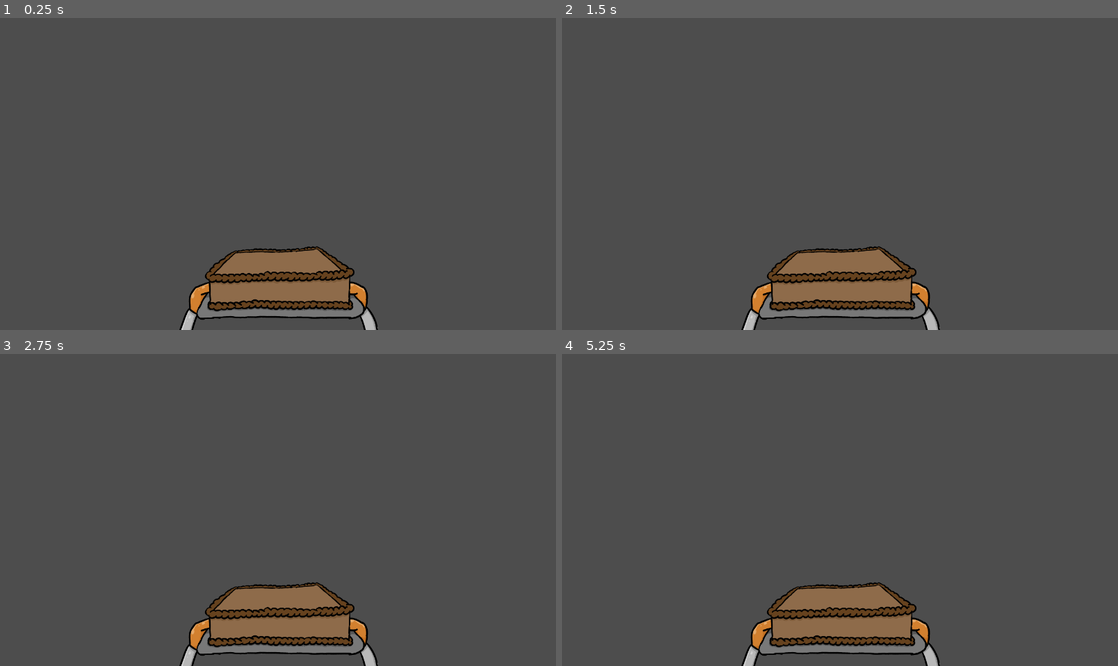
Above: before the commit, frames 1-4 (two rows, left to right).
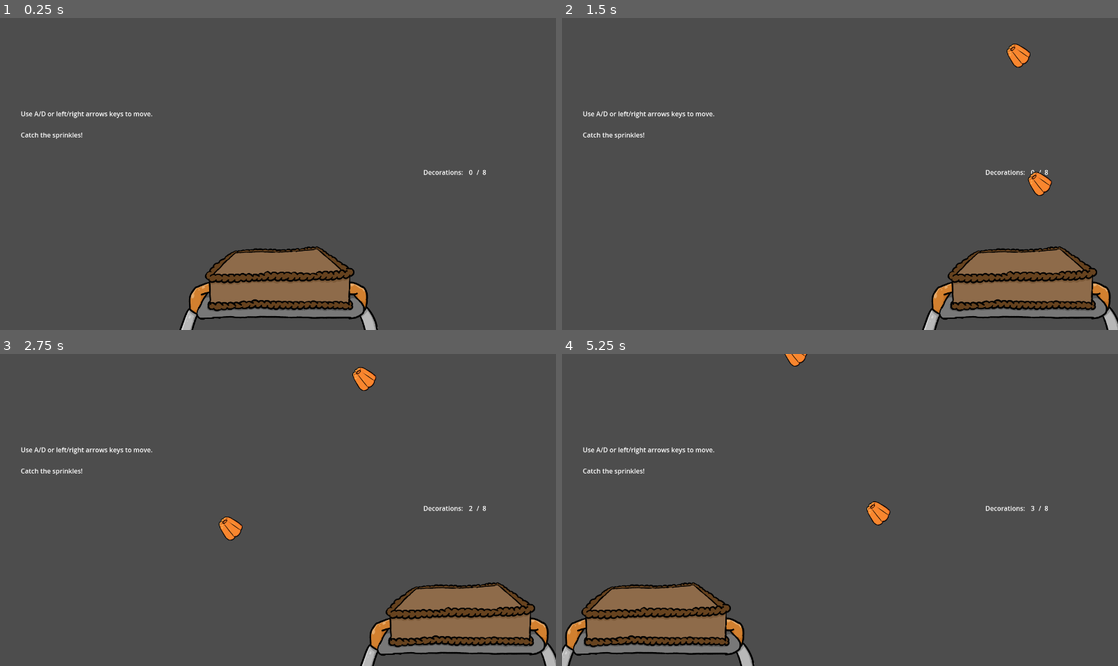
Above: after the commit, the same moments.

Repository: yanalex981/Tasty-Treads
Game: Godot game, scene res://Scenes/Microgames/DecorationMicrogame.tscn
Two runs of this game, one before a commit and one after it. Both use one fixed random seed, a clock stepped at 60 frames per second and the inputs below. This scene is started directly instead of the project's main scene.
Inputs:
- Up to frame 1 (0.25 s): no input
- Up to frame 2 (1.5 s): tap Enter at 0.5 s; hold D (right) 0.53-1.28 s; tap Space (interact) at 0.6, 1.35 s; hold S (down) from 1.28 s (still down)
- Up to frame 3 (2.75 s): release S (down) at 2.03 s; hold D (right) from 2.03 s (still down); tap Space (interact) at 2.1 s
- Up to frame 4 (5.25 s): release D (right) at 2.78 s; hold W (up) 2.78-3.53 s; tap Space (interact) every 0.75 s from 2.85 to 5.1 s; hold A (left) 3.53-5.03 s; hold S (down) from 5.03 s (still down)

The runs differ from the first frame. In frame 1, 0.4% of the frame differs, in the area x 3-88%, y 29-51%; in frame 2, 13%; in frame 3, 13%, in the area x 3-100%, y 4-100%; in frame 4, 13%.

Commit message:
Started and finished decorations minigame.

Diff:
--- /dev/null
+++ b/Scenes/Microgames/Decoration.tscn
@@ -0,0 +1,24 @@
+[gd_scene load_steps=3 format=3 uid="uid://dobv58p7ry18r"]
+
+[ext_resource type="Texture2D" uid="uid://cmfrracwpekav" path="res://Assets/Microgames/decorationSpritesheet.png" id="1_tt8bd"]
+
+[sub_resource type="CircleShape2D" id="CircleShape2D_6pgmj"]
+radius = 35.0
+
+[node name="Decoration" type="RigidBody2D"]
+scale = Vector2(0.5625, 0.5625)
+collision_layer = 4
+collision_mask = 2
+mass = 0.01
+gravity_scale = 0.9
+max_contacts_reported = 1
+contact_monitor = true
+
+[node name="Sprite" type="Sprite2D" parent="."]
+scale = Vector2(0.8, 0.8)
+texture = ExtResource("1_tt8bd")
+hframes = 4
+
+[node name="CollisionShape2D" type="CollisionShape2D" parent="."]
+position = Vector2(0, 1.77778)
+shape = SubResource("CircleShape2D_6pgmj")
--- a/Scenes/Microgames/DecorationMicrogame.tscn
+++ b/Scenes/Microgames/DecorationMicrogame.tscn
@@ -1,7 +1,10 @@
-[gd_scene load_steps=6 format=3 uid="uid://dsy7sl5pmknux"]
+[gd_scene load_steps=9 format=3 uid="uid://blqp0u4j47ppy"]
 
-[ext_resource type="Script" path="res://Scripts/Microgames/Decorations/RobotHand.gd" id="1_3gtmu"]
 [ext_resource type="Texture2D" uid="uid://b73n8xad0assf" path="res://Assets/Microgames/decorationsHand.png" id="1_p3xjj"]
+[ext_resource type="Script" path="res://Scripts/Microgames/Decorations/DecorationMicrogame.gd" id="1_vo2ua"]
+[ext_resource type="Script" path="res://Scripts/Microgames/DecorationSpawner.gd" id="2_x7fu1"]
+[ext_resource type="PackedScene" uid="uid://dobv58p7ry18r" path="res://Scenes/Microgames/Decoration.tscn" id="3_2lqhw"]
+[ext_resource type="Script" path="res://Scripts/Microgames/Decorations/RobotTray.gd" id="4_nv0if"]
 
 [sub_resource type="RectangleShape2D" id="RectangleShape2D_7wg74"]
 size = Vector2(34, 430.511)
@@ -10,10 +13,22 @@
 size = Vector2(34, 432.013)
 
 [sub_resource type="CapsuleShape2D" id="CapsuleShape2D_xnx5k"]
-radius = 103.999
-height = 527.945
+radius = 67.915
+height = 410.628
 
 [node name="DecorationMicrogame" type="Node2D"]
+script = ExtResource("1_vo2ua")
+
+[node name="DecorationSpawner" type="Node2D" parent="."]
+script = ExtResource("2_x7fu1")
+decor_scene = ExtResource("3_2lqhw")
+
+[node name="ProgressLabel" type="Label" parent="DecorationSpawner"]
+offset_left = 1152.0
+offset_top = 368.0
+offset_right = 1328.0
+offset_bottom = 446.0
+text = "0"
 
 [node name="BoundingBox" type="StaticBody2D" parent="."]
 position = Vector2(696, 320)
@@ -23,6 +38,11 @@
 scale = Vector2(1, 1.8)
 shape = SubResource("RectangleShape2D_7wg74")
 
+[node name="BottomBound" type="CollisionShape2D" parent="BoundingBox"]
+position = Vector2(-16, 475)
+scale = Vector2(37.94, -0.0960279)
+shape = SubResource("RectangleShape2D_7wg74")
+
 [node name="RightBound" type="CollisionShape2D" parent="BoundingBox"]
 position = Vector2(649, 64)
 scale = Vector2(1, 1.74494)
@@ -30,19 +50,75 @@
 
 [node name="RobotTray" type="CharacterBody2D" parent="."]
 position = Vector2(688, 512)
-script = ExtResource("1_3gtmu")
+collision_mask = 5
+script = ExtResource("4_nv0if")
 
 [node name="Tray" type="Sprite2D" parent="RobotTray"]
 texture = ExtResource("1_p3xjj")
 
 [node name="CollisionShape2D" type="CollisionShape2D" parent="RobotTray"]
-position = Vector2(0, 152)
+position = Vector2(-2, 208)
 rotation = 1.56754
+scale = Vector2(-0.66517, 0.964418)
 shape = SubResource("CapsuleShape2D_xnx5k")
 
-[node name="HurtBox" type="Area2D" parent="RobotTray"]
+[node name="CatchBox" type="Area2D" parent="RobotTray"]
 position = Vector2(0.244141, 112.125)
-scale = Vector2(1.06105, 1.17187)
+scale = Vector2(1.18088, 1.17187)
+collision_layer = 2
+collision_mask = 4
 
-[node name="CollisionShape2D" type="CollisionPolygon2D" parent="RobotTray/HurtBox"]
+[node name="CollisionShape2D" type="CollisionPolygon2D" parent="RobotTray/CatchBox"]
 polygon = PackedVector2Array(-112, -48, 88, -56, 168, 0, -176, 8)
+
+[node name="UI" type="Control" parent="."]
+layout_mode = 3
+anchors_preset = 0
+offset_right = 1366.0
+offset_bottom = 771.0
+
+[node name="InstructionsLabel" type="Label" parent="UI"]
+layout_mode = 0
+offset_left = 51.0
+offset_top = 224.0
+offset_right = 320.0
+offset_bottom = 302.0
+text = "Use A/D or left/right arrows keys to move.
+
+Catch the sprinkles!"
+
+[node name="NecessaryLabel" type="Label" parent="UI"]
+layout_mode = 0
+offset_left = 1040.0
+offset_top = 368.0
+offset_right = 1256.0
+offset_bottom = 446.0
+text = "Decorations:        /  8"
+
+[node name="EndUI" type="Control" parent="UI"]
+visible = false
+layout_mode = 1
+anchors_preset = 15
+anchor_right = 1.0
+anchor_bottom = 1.0
+grow_horizontal = 2
+grow_vertical = 2
+
+[node name="EndingFade" type="ColorRect" parent="UI/EndUI"]
+layout_mode = 1
+anchors_preset = 15
+anchor_right = 1.0
+anchor_bottom = 1.0
+grow_horizontal = 2
+grow_vertical = 2
+color = Color(0.537255, 0.537255, 0.537255, 0.592157)
+
+[node name="FinishedLabel" type="Label" parent="UI/EndUI"]
+layout_mode = 0
+offset_left = 654.0
+offset_top = 224.0
+offset_right = 743.0
+offset_bottom = 250.0
+text = "Finished!"
+
+[connection signal="body_entered" from="RobotTray/CatchBox" to="DecorationSpawner" method="_on_catch_box_body_entered"]
--- /dev/null
+++ b/Scripts/Microgames/DecorationSpawner.gd
@@ -0,0 +1,61 @@
+extends Node2D
+
+@export var decor_scene: PackedScene
+@export var num_decorations: int = 12
+@onready var progress_label = $ProgressLabel
+
+const MAX_GRAVITY = 0.7
+const MIN_GRAVITY = 0.5
+
+var screen_size: Vector2
+var num_caught = 0
+var num_left = num_decorations
+var lifetime = 2
+var delay = 0.65
+
+func _ready():
+	screen_size = get_viewport_rect().size
+
+
+func spawn_decor():
+	var decor = decor_scene.instantiate()
+	get_parent().add_child(decor)
+
+	# resize the object
+	var sprite = decor.get_node("Sprite")
+	sprite.scale = Vector2(0.6, 0.6)
+	var collision_shape = decor.get_node("CollisionShape2D")
+	collision_shape.shape.radius = 25
+
+	# set spawn position (random)
+	var margin = 100
+	var x_pos = randf_range(margin, screen_size.x - margin)
+	var texture_height = decor.get_child(0).texture.get_height()
+	decor.position = Vector2(x_pos, -texture_height)
+
+	# set velocity
+	decor.gravity_scale = randf_range(MIN_GRAVITY, MAX_GRAVITY)
+
+	# destroy the decorations after a certain amount of time
+	await get_tree().create_timer(lifetime).timeout
+	if decor != null:
+		num_left -= 1
+		decor.queue_free()
+
+func spawn_all():
+	# make all decorations fall
+	for i in range(num_decorations):
+		spawn_decor()
+		await get_tree().create_timer(delay).timeout
+
+
+func increase_caught():
+	num_caught += 1
+	progress_label.text = str(num_caught)
+
+
+func _on_catch_box_body_entered(body):
+	if body is RigidBody2D:
+		increase_caught()
+		num_left -= 1
+		body.queue_free()
--- /dev/null
+++ b/Scripts/Microgames/Decorations/DecorationMicrogame.gd
@@ -0,0 +1,28 @@
+extends Node2D
+
+@onready var spawner = $DecorationSpawner
+@onready var end_display = $UI/EndUI
+
+const MAX_CAUGHT = 8
+var score : int = 0
+
+signal game_ended(results)
+
+func _ready():
+	spawner.spawn_all()
+
+
+func _process(delta):
+	if spawner.num_caught == MAX_CAUGHT || spawner.num_left == 0:
+		# show that the game has ended
+		end_display.show()
+		get_tree().paused = true
+
+		# evaluate score
+		score = (spawner.num_caught / MAX_CAUGHT) * 100
+		#print(score)
+		emit_signal("game_ended", score)
+
+		# close game
+		await get_tree().create_timer(1.0).timeout
+		queue_free()
--- /dev/null
+++ b/Scripts/Microgames/Decorations/RobotTray.gd
@@ -0,0 +1,17 @@
+extends CharacterBody2D
+
+const SPEED := 600
+
+func _ready():
+	pass
+
+func _physics_process(delta):
+		# move the hand based on input
+	if Input.is_action_pressed("left"):
+		velocity.x = -SPEED
+	elif Input.is_action_pressed("right"):
+		velocity.x = SPEED
+	else:
+		velocity.x = 0
+
+	move_and_slide()
